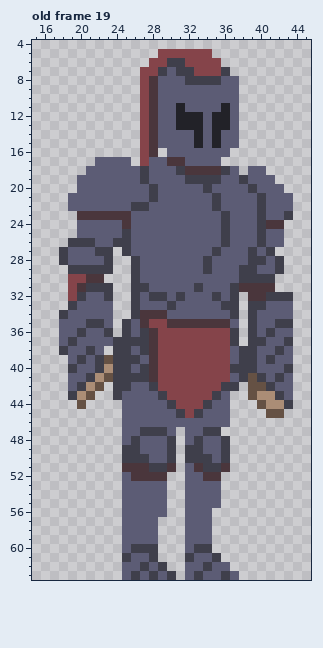
A pixel-art file gets an edit: Aseprite/MainCharacter.aseprite. Above: the version before the commit.
64x64 pixels, 57 frames. Shown: old frame 19: x 15..45, y 4..63. The commit also changed other frames, which this record leaves out.
After the commit:
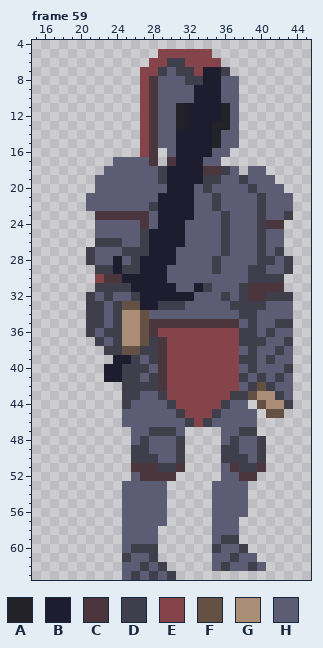
Palette (. is transparent): A #222228  B #1d1d2f  C #4a363c  D #3f3f4b  E #85444a  F #655144  G #ab8d76  H #5c5c75
A new or re-ordered frame is compared with the old frame closest to it.
The edit:
frames 57 -> 59
--- frame 59 is new; against old frame 19
@@ x 15..45 @@
  6 .............EEDDEEEE..........
- 7 ............EEDHDDEEED.........
- 8 ............ECHHHDDDDHH........
- 9 ............ECHHHHHHHHH........
-10 ............ECHHHHHHHHH........
-11 ............ECHHAHHHHAH........
-12 ............ECHHAAAHAAH........
-13 ............ECHHAAAHAAH........
-14 ............ECHHHHAHAHH........
-15 ............ECHHHHAHAHH........
-16 ............EC.HHHHHHH.........
-17 .......HHHH.EHHCCHHHH..........
-18 ......HHHHHHDHHHDCCCCDH.HH.....
-19 .....HHHHHHHDHHHHDDDDHHDHHH....
-20 .....HHHHHHHHDHHHHHDHHHHDHHH...
-21 ....HHHHHHHHHDHHHHHHDHHHHDHHH..
-22 ....HHHHHHHDDHHHHHHHDHHHHDHHH..
-23 .....CCCCCCHHHHHHHHHHDHHHDHHD..
-24 .....HHHHHCHHHHHHHHHHDHHHDCC...
-25 .....HHHHHDHHHHHHHHHHDHHHDHH...
-26 ....DDDHHDDHHHHHHHHHHDHHHDHH...
-27 ...DHHHDD.DHHHHHHHHHDHHHDHD....
-28 ...DHHHHD..DHHHHHHHDHHHHDDHD...
-29 ....DDDDD..DHHHHHHHDHHHDDHHD...
-30 ....EECC...DHHHHHHHHHHHDDDD....
-31 ....ECDDD..DDHHHHHDHHHDCCCC....
-32 ....EDHHD..DHDDHDHHHDHD.CCDDD..
-33 ....DHHHH..DHHHDHHHHHDD.DDHHH..
-34 ...DHHHHH..DCCCHHHHHHHD.DHHHH..
-35 ...HHHDDH.DHCEECCCCCCCH.DHHDD..
-36 ...HHDHHD.DHDCEEEEEEEED.DHDHH..
-37 ...HDHHHHDDDDCEEEEEEEED.DDHHD..
-38 ...DHHDH.DDHDCEEEEEEEEHDDHHDH..
-39 ....HDHDFDDDHCEEEEEEEEHDDHDHH..
-40 ....DHHDGDDHDCEEEEEEEEDDDHHHD..
-41 ....HHDGFDDDDCEEEEEEEEHDFDHDH..
-42 ....HDGF.DDHHDEEEEEEEDD.FFDHH..
-43 ....DGF..DHHHHDEEEEEDH..FGGDH..
-44 .....F....HHHHHDEEEDHH...FGGD..
-45 ..........HHHHHHDEDHHH....FF...
-46 ..........HHHHHHHHHHHH.........
-47 ..........HHDDDH.HHDD..........
-48 ..........HDHHHD.HDHHD.........
-49 ..........DDHHHD.DDHHD.........
-50 ..........DDDHHD.DDDHD.........
-51 ..........CCCDDC.HCDDC.........
-52 ..........HCCCC..HHCC..........
-53 ..........HHHHH..HHHH..........
-54 ..........HHHHH..HHHH..........
-55 ..........HHHHH..HHHH..........
-56 ..........HHHHH..HHH...........
-57 ..........HHHH...HHH...........
-58 ..........HHHH...HHH...........
-59 ..........HHHH...HHH...........
-60 ..........HDDD...HDD...........
-61 ..........DHHD...DHHD..........
-62 ..........HHDHD..HHDHH.........
-63 ..........HDHDHD.HDHHDH........
+ 7 ............EEDHDDEBBD.........
+ 8 ............ECHHHDDBBHH........
+ 9 ............ECHHHHBBBHH........
+10 ............ECHHHHBBBHH........
+11 ............ECHHABBBBAH........
+12 ............ECHHABBBBAH........
+13 ............ECHHABBBAAH........
+14 ............ECHHBBBBAHH........
+15 ............ECHHBBBBAHH........
+16 ............EC.HBBBBHH.........
+17 .........HHHHC.CBBBHH..........
+18 ........HHHHHHDBBBBCCDH.HH.....
+19 .......HHHHHHHDBBBBDDHHDHHH....
+20 .......HHHHHHHHBBBHDHHHHDHHH...
+21 ......HHHHHHHHBBBBHHDHHHHDHHH..
+22 ......HHHHHHHDBBBBHHDHHHHDHHH..
+23 .......CCCCCCHBBBBHHHDHHHDHHD..
+24 .......HHHHHCHBBBHHHHDHHHDCC...
+25 .......HHHHHDBBBBHHHHDHHHDHH...
+26 .......DDDHHDBBBBHHHHDHHHDHH...
+27 ......DHHHDDDBBBHHHHHDHHHDHD...
+28 ......DHHBHDBBBBHHHHDHHHHDDHD..
+29 .......DDBDDBBBHHHHHDHHHDDHHD..
+30 .......ECCBBBBBHHHHHHHHHDDDD...
+31 .......DDDDBBBBBHHBDHHHDCCCC...
+32 ......DHDHHDBBBBBBHHHDHDCCDDD..
+33 ......DDHDFFBBDDDHHHHHDDDDHHH..
+34 ......DDHDGGFHHHHHHHHHHDDHHHH..
+35 ......DDHDGGFCCCCCCCCCCHDHHDD..
+36 ......DHDDGGFCEEEEEEEEEDDHDHH..
+37 .......DHDGGFDCEEEEEEEEDDDHHD..
+38 ........DDFFDDCEEEEEEEEHDHHDH..
+39 .........BBDHDCEEEEEEEEDDHDHH..
+40 ........BBDDDHCEEEEEEEEHDHHHD..
+41 ........BBDDHDCEEEEEEEEDHDHDH..
+42 ..........DDDDCEEEEEEEEHDFDHH..
+43 ..........DDHHDEEEEEEEDDFGGDH..
+44 ..........DHHHHDEEEEEDHH.FGGD..
+45 ..........HHHHHHDEEEDHHHH.FF...
+46 ..........HHHHHHHDEDHHHHH......
+47 ...........HHDDDH....HHDD......
+48 ...........HDHHHD....HDHHD.....
+49 ...........DDHHHD....DDHHD.....
+50 ...........DDDHHD....DDDHD.....
+51 ...........CCCDDC....HCDDC.....
+52 ...........HCCCC.....HHCC......
+53 ..........HHHHH.....HHHH.......
+54 ..........HHHHH.....HHHH.......
+55 ..........HHHHH.....HHHH.......
+56 ..........HHHHH.....HHHH.......
+57 ..........HHHHH.....HHH........
+58 ..........HHHH......HHH........
+59 ..........HHHH......HDD........
+60 ..........HDDD......DHHD.......
+61 ..........DHHD......HHDHH......
+62 ..........HHDHD.....HDHHDH.....
+63 ..........HDHDHD...............
Pixel boxes of the changes (left, top, right, bottom) in both pictures:
changed: (59, 67, 293, 580)
